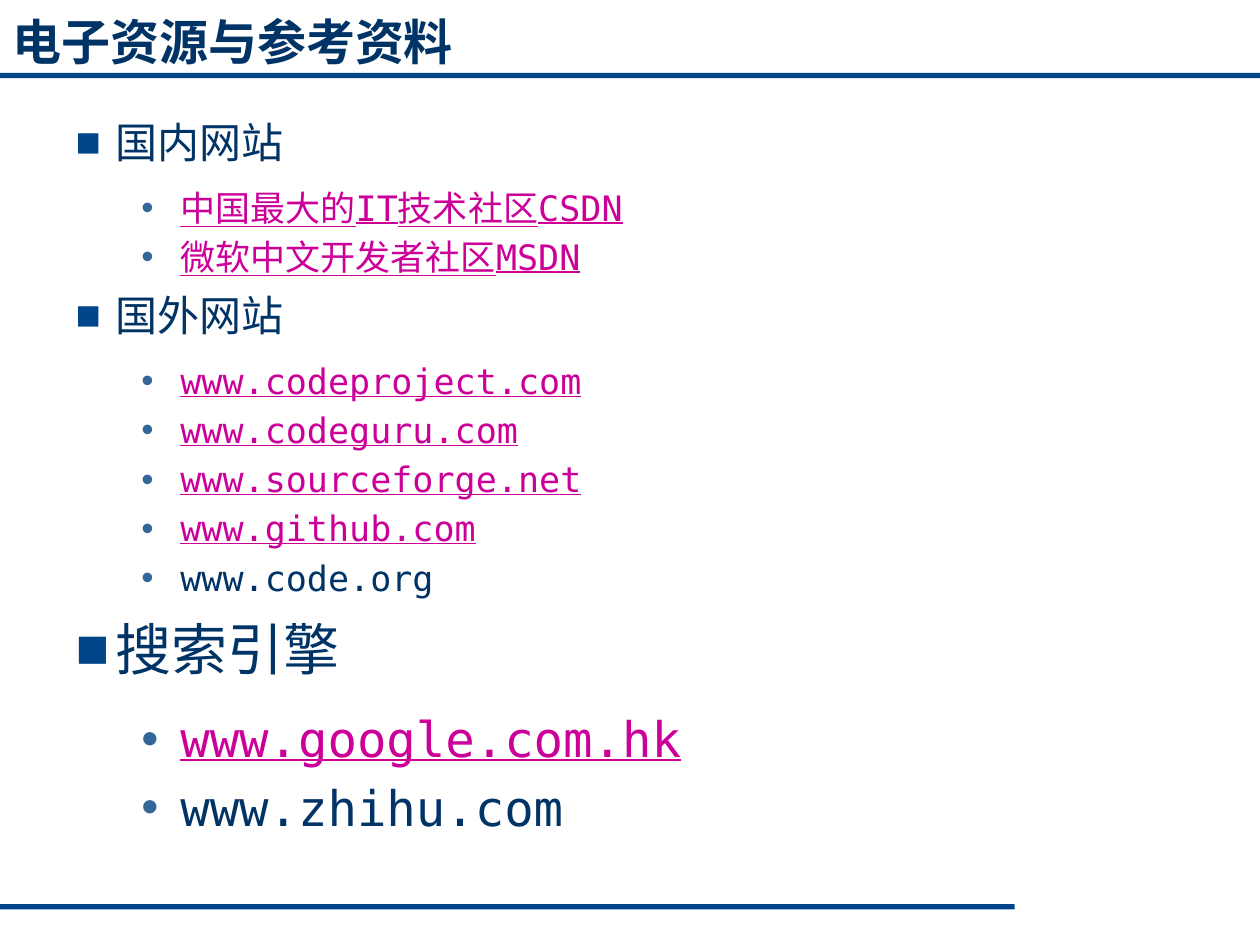
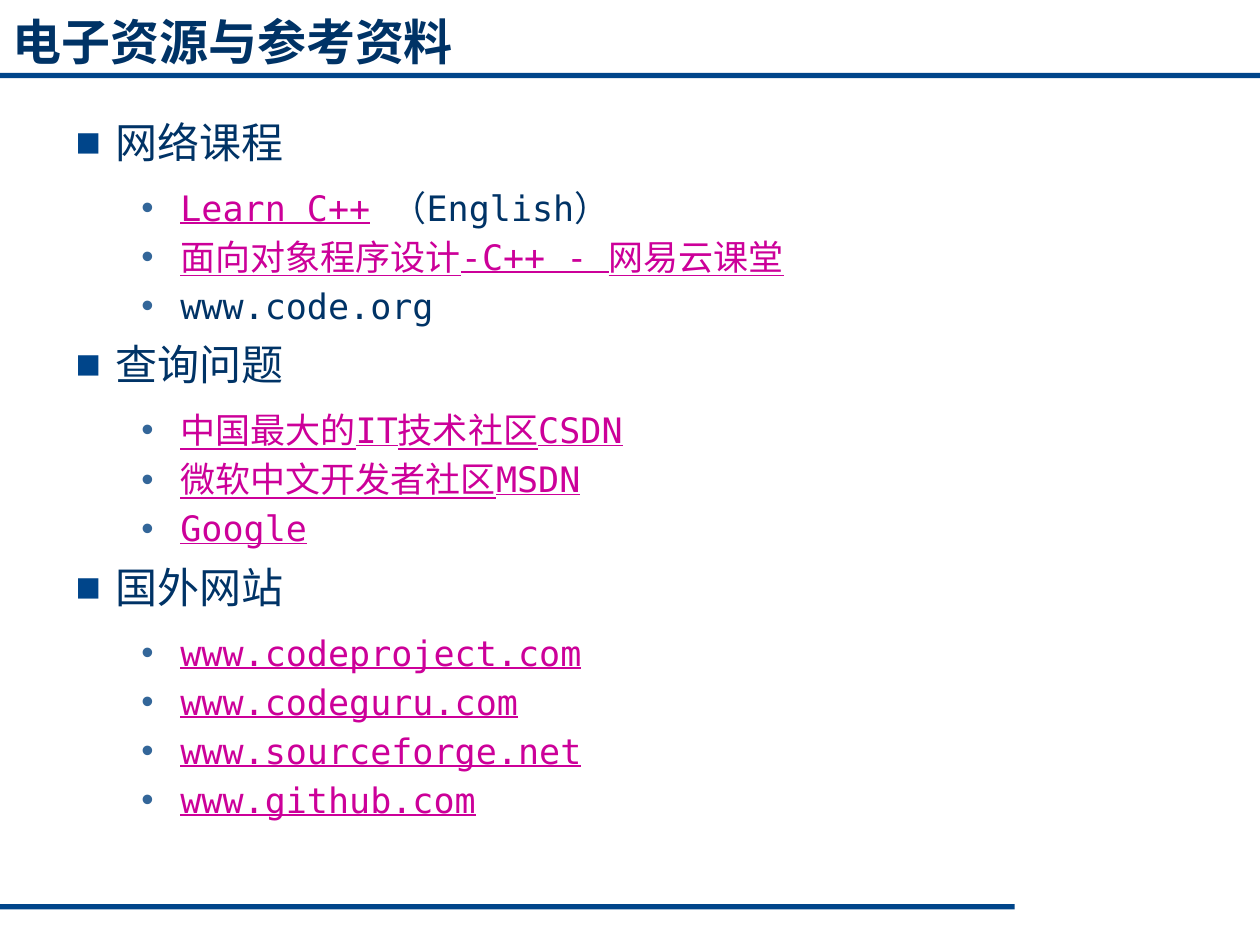
Before and after one commit to cugwhp/OOPCPP, a slide deck: slide 22 of 02. PPT/Fall/C++_绪论1.pptx. Drawn at 1260x945 pixels with LibreOffice and Linux fonts; fonts in the diff are those of the drawing. Boxes give left, top, right and bottom in pixels: in the first picture for what was removed or moved away, otherwise in the second. Text is boxed around its words. In the diff, an @@ line names an element or a change of style, - is before the commit and + after.

```diff
--- a/02. PPT/Fall/C++_绪论1.pptx
+++ b/02. PPT/Fall/C++_绪论1.pptx
@@ text at bbox=[115, 122, 784, 384]: text changed; size 24 to 20 pt @@
-■ 国内网站
+■ 网络课程
+  • Learn C++ （English）
+  • 面向对象程序设计-C++ - 网易云课堂
+  • www.code.org
+■ 查询问题
@@ text at bbox=[180, 514, 307, 549]: paragraph added @@
+  • Google
@@ text at bbox=[115, 564, 681, 827]: paragraphs removed @@
-  • www.code.org
-■ 搜索引擎
-  • www.google.com.hk
-  • www.zhihu.com
```
Also in this commit, not shown: 2 other slides changed, 1 slide added.
